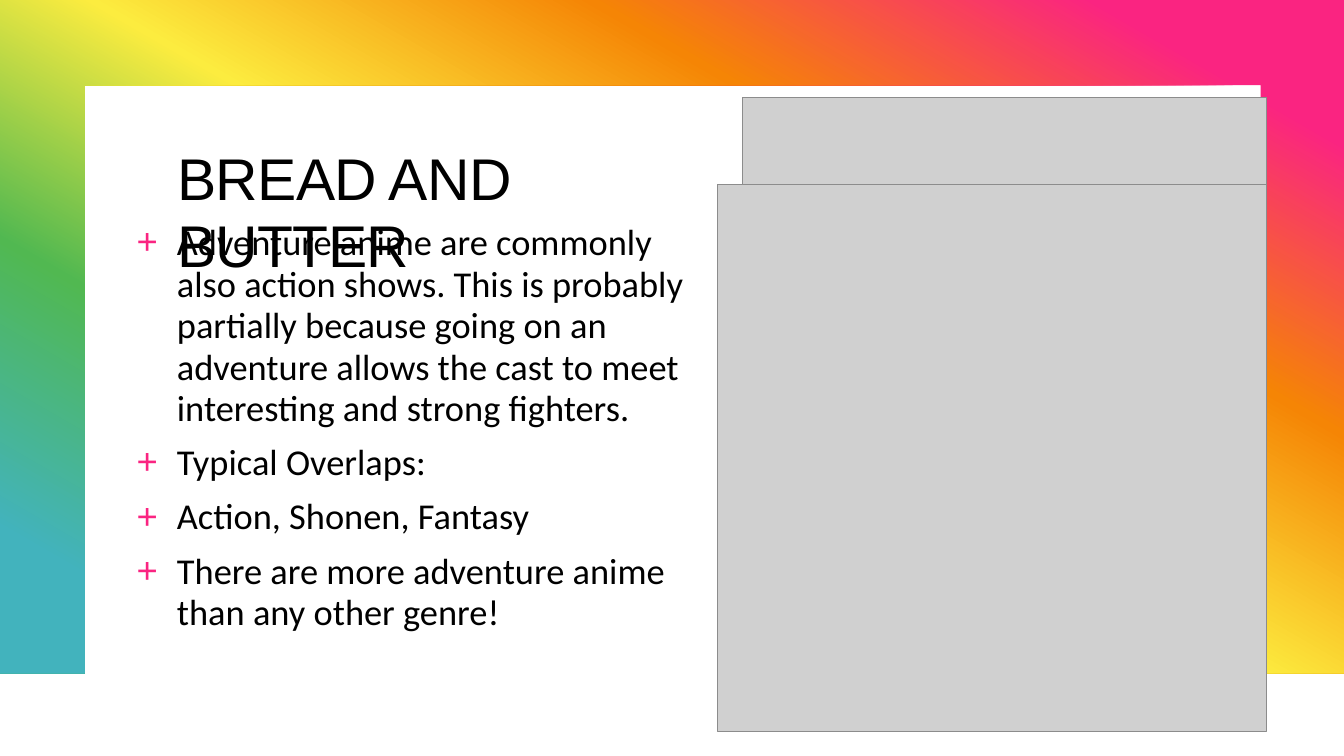
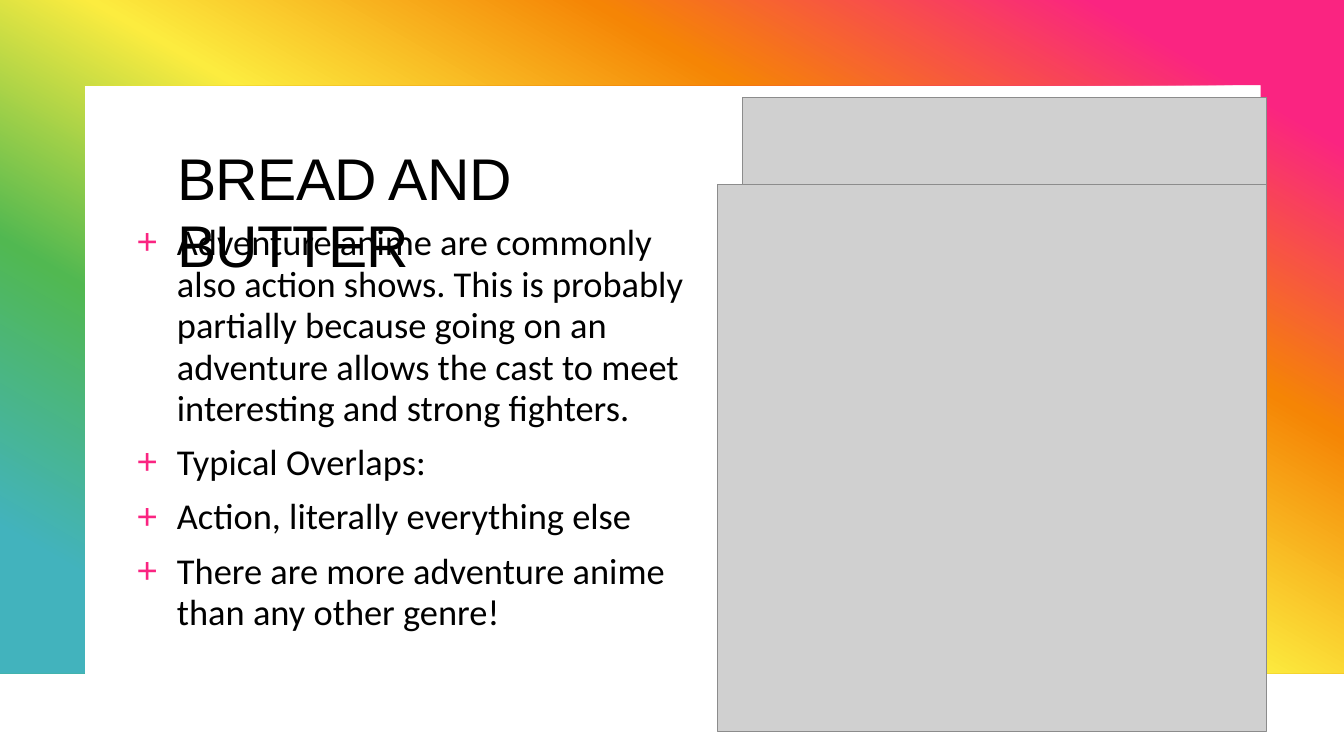
Before and after one commit to dunbaranime/dunbaranime, a slide deck: slide 3 of assets/week3.pptx. Drawn at 1344x756 pixels with LibreOffice and Linux fonts; fonts in the diff are those of the drawing; grey boxes stand for pictures. Boxes give left, top, right and bottom in pixels: in the first picture for what was removed or moved away, otherwise in the second. Text is boxed around its words. In the diff, an @@ line names an element or a change of style, - is before the commit and + after.

```diff
--- a/assets/week3.pptx
+++ b/assets/week3.pptx
@@ text at (177,503,631,536): text changed @@
-+ Action, Shonen, Fantasy
++ Action, literally everything else
```
Also in this commit, not shown: 2 other slides changed, 1 slide added, 1 slide removed, 3 other files.
